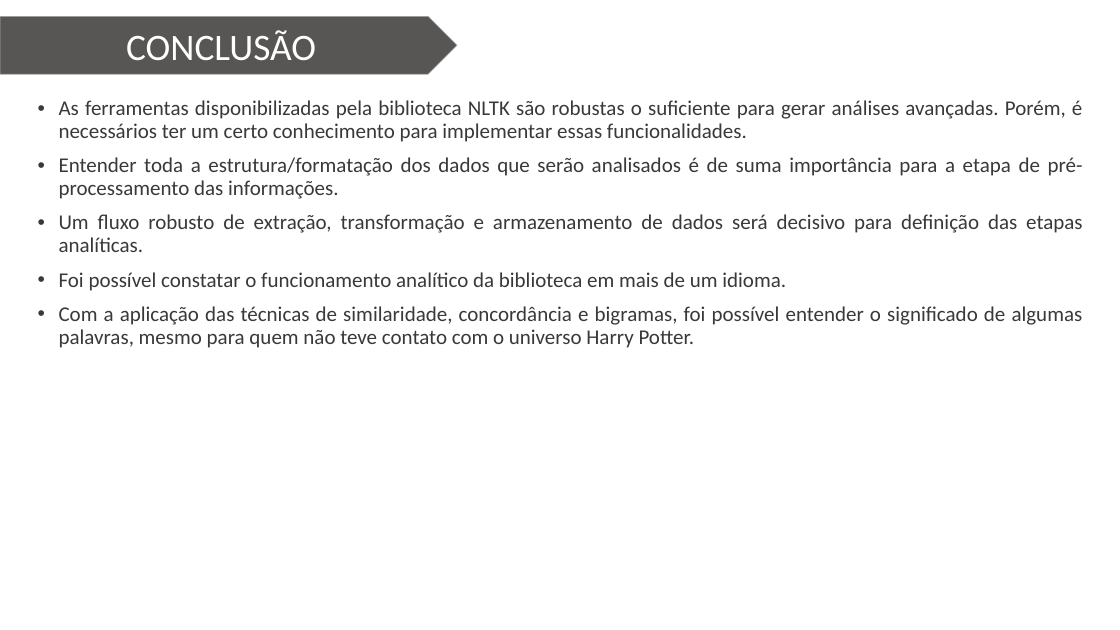
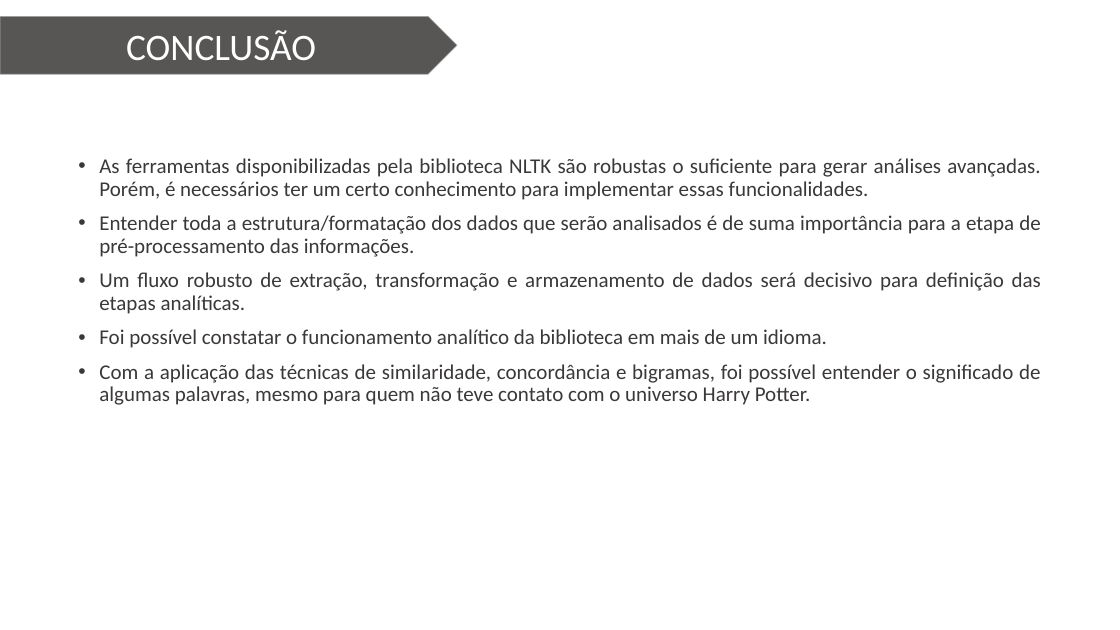
Before and after one commit to Wiryco/Natural-Language-Analysis-And-Processing, a slide deck: slide 14 of Apresentação/Apresentação TCC - Vinícius Andrade Lopes.pptx (slide 13 before the commit). Drawn at 1120x630 pixels with LibreOffice and Linux fonts; fonts in the diff are those of the drawing; background and template pictures are left out. Boxes give left, top, right and bottom in pixels: in the first picture for what was removed or moved away, otherwise in the second. Text is boxed around its words. In the diff, an @@ line names an element or a change of style, - is before the commit and + after.

```diff
--- a/Apresentação/Apresentação TCC - Vinícius Andrade Lopes.pptx
+++ b/Apresentação/Apresentação TCC - Vinícius Andrade Lopes.pptx
@@ text "As ferramentas disponibilizadas pela biblioteca ..." rewrapped from bbox=[59, 100, 1083, 348] to bbox=[99, 158, 1041, 405] @@
```
Also in this commit, not shown: 3 slides added, 5 other files.
